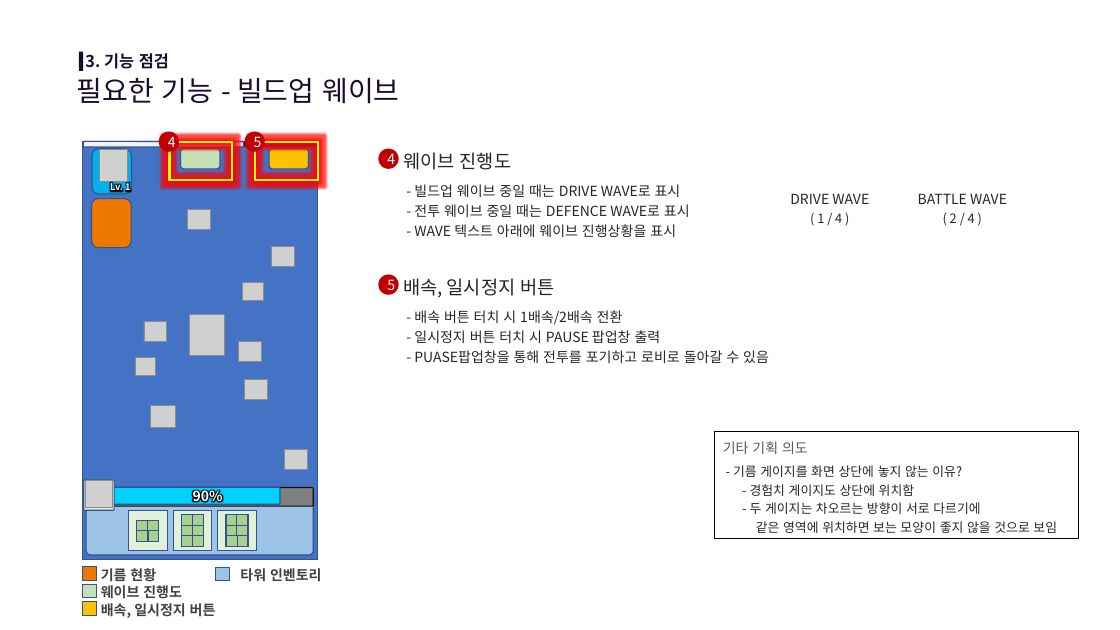
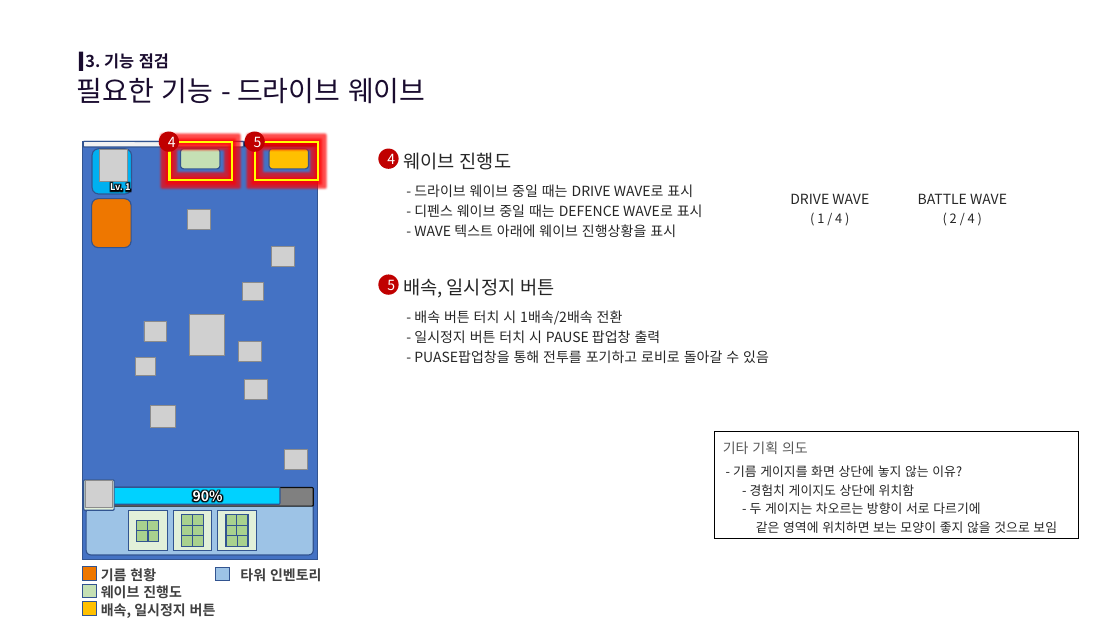
Before and after one commit to scorchLand/kci, a slide deck: slide 14 of 기획서/트럭 문서.pptx. Drawn at 1120x630 pixels with LibreOffice and Linux fonts; fonts in the diff are those of the drawing; grey boxes stand for pictures; background and template pictures are left out. Boxes give left, top, right and bottom in pixels: in the first picture for what was removed or moved away, otherwise in the second. Text is boxed around its words. In the diff, an @@ line names an element or a change of style, - is before the commit and + after.

```diff
--- a/기획서/트럭 문서.pptx
+++ b/기획서/트럭 문서.pptx
@@ text at <box>77,77,425,104</box>: text changed @@
-필요한 기능 - 빌드업 웨이브
+필요한 기능 - 드라이브 웨이브
@@ text at <box>414,184,703,217</box>: text changed @@
-- 빌드업 웨이브 중일 때는 DRIVE WAVE로 표시
-- 전투 웨이브 중일 때는 DEFENCE WAVE로 표시
+- 드라이브 웨이브 중일 때는 DRIVE WAVE로 표시
+- 디펜스 웨이브 중일 때는 DEFENCE WAVE로 표시
```
Also in this commit, not shown: 17 other slides changed, 12 other files.
